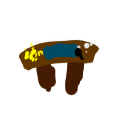
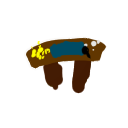
Layers edited between the first and the second w=128, h=128 image:
painted on "Paint Layer 3" over (64, 36, 107, 64)
painted on "Paint Layer 2" over (17, 36, 107, 64)
painted on "Background" over (17, 36, 107, 96)
painted on "Paint Layer 1" over (17, 36, 107, 96)
